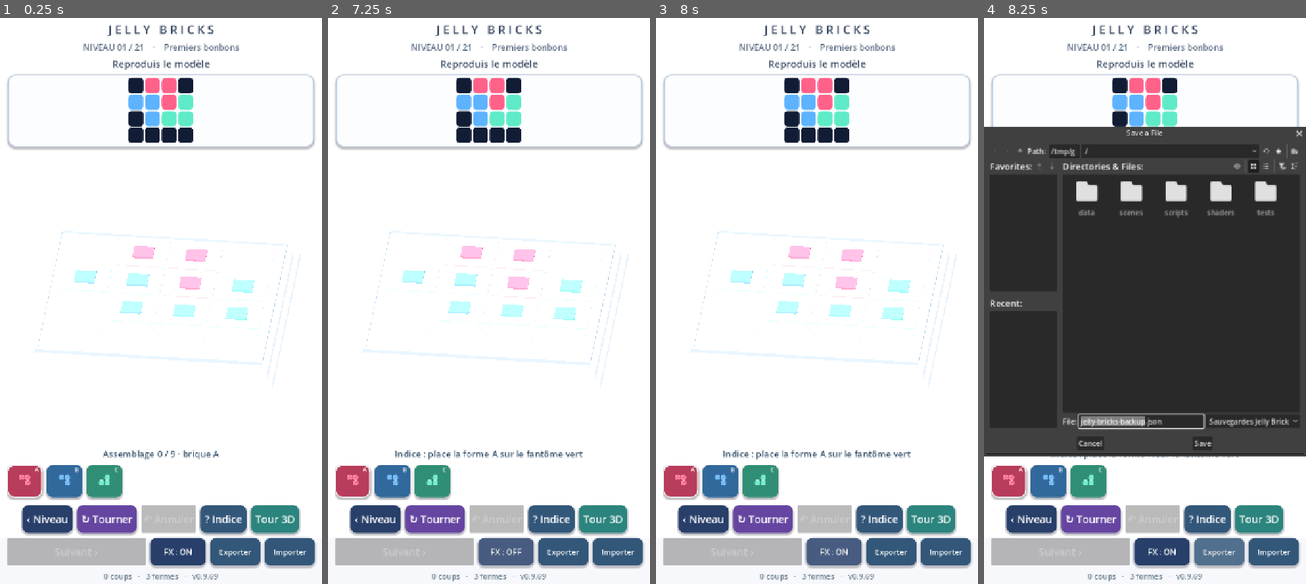
Above: before the commit, frames 1-4 (left to right).
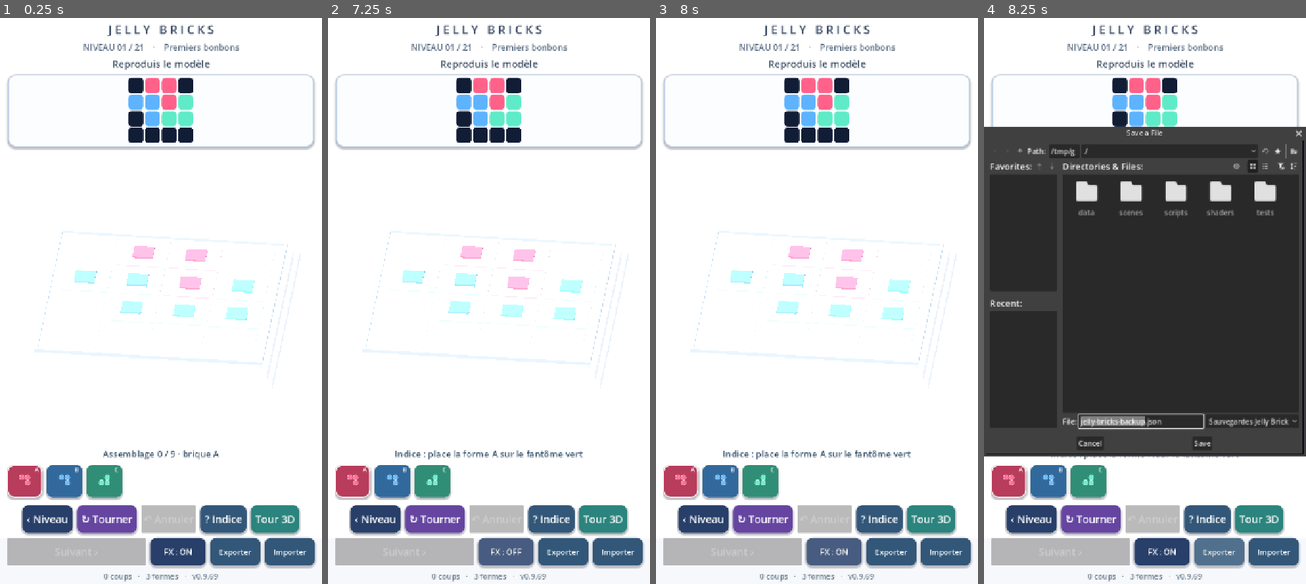
Above: after the commit, the same moments.

Repository: dbrckk/Jelly-bricks
Game: Godot game, scene res://scenes/main.tscn
Same seed, same stepped clock (60 frames per second), same inputs: the game is played once before the commit and once after it.
Inputs (mouse positions are in pixels of both pictures, inside the frame that each line leads up to):
- Up to frame 1 (0.25 s): no input
- Up to frame 2 (7.25 s): click (353, 482) at 0.52 s; click (392, 482) at 1.27 s; click (431, 482) at 2.02 s; click "‹ Niveau" at 2.75 s; click "↻ Tourner" at 3.5 s; click "? Indice" at 4.25 s; click "Tour 3D" at 5 s; click "‹ Puzzles" at 5.75 s; click "FX : ON" at 6.5 s
- Up to frame 3 (8 s): click "FX : OFF" at 7.25 s
- Up to frame 4 (8.25 s): click "Exporter" at 8 s

Frames 1-3 are identical in both runs. In frame 4, 0.6% of the frame differs, in the area x 24-100%, y 19-77%.

Commit message:
feat(godot): opt-in dyed optical depth and softer native gel reflections

Diff:
--- a/native-godot/shaders/jelly.gdshader
+++ b/native-godot/shaders/jelly.gdshader
@@ -29,6 +29,10 @@
 uniform vec2 studio_span = vec2(1.0, 1.0);
 uniform float studio_pigment : hint_range(0.0, 1.0) = 0.0;
 uniform float optical_depth : hint_range(0.0, 1.0) = 0.0;
+// Opt-in studio pigment absorption through the existing rounded walls.
+// The authored puzzles and translucent placement ghosts stay at zero.
+// A single-pass thickness approximation, NOT physical ray refraction.
+uniform float gel_depth_optics : hint_range(0.0, 1.0) = 0.0;
 uniform float studio_finish : hint_range(0.0, 1.0) = 0.0;
 // Independent, camera-reactive lacquer bead along molded bevels.
 // Defaults to zero for all 21 puzzle levels and legacy materials.
@@ -566,11 +570,36 @@
         jelly_color = mix(jelly_color, volume_pigment,
             studio_finish * .90 * (1.0 - fresnel * .60));
     }
+    // The previous .085 studio GGX roughness and .50 specular added a
+    // continuous WHITE plastic reflection on top of the hand-tinted light
+    // cards. Widen and lower that native lobe, leaving the small tinted
+    // shader reflections and the puzzle/ghost materials unchanged.
+    // Approximate dyed light attenuation across an upright gel wall.
+    // Uses existing object-local height and normals, no extra texture,
+    // draw pass, screen read, ray march or per-frame CPU uniform updates.
+    float depth_mix = gel_depth_optics * studio_glass;
+    if (depth_mix > .001) {
+        float wall = 1.0 - smoothstep(.22, .82, abs(surface_up));
+        float mid_body = smoothstep(.10, .23, jelly_local.y) *
+            (1.0 - smoothstep(.40, .54, jelly_local.y));
+        float path_length = wall * (.36 + .48 * (1.0 - facing)) *
+            (.54 + .46 * mid_body);
+        // Rational attenuation is bounded and inexpensive on GLES3.
+        // Each tint channel loses light in proportion to its dye
+        // absorption, so red/blue walls stay saturated, not milky gray.
+        vec3 extinction = (vec3(1.0) - candy_tint.rgb) *
+            (.44 + path_length * .58);
+        vec3 through_gel = candy_tint.rgb / (vec3(1.0) + extinction);
+        jelly_color = mix(jelly_color, through_gel,
+            clamp(depth_mix * wall * (.14 + path_length * .30),
+                0.0, .40));
+    }
     ALBEDO = jelly_color;
     METALLIC = .015;
-    ROUGHNESS = mix(mix(mix(.25, .115, detail), .085,
+    float base_roughness = mix(mix(mix(.25, .115, detail), .085,
         studio_glass * .56), .11, puzzle_lacquer);
-    SPECULAR = mix(.98, .50, studio_glass);
+    ROUGHNESS = mix(base_roughness, .215, depth_mix);
+    SPECULAR = mix(mix(.98, .50, studio_glass), .17, depth_mix);
     EMISSION = candy_tint.rgb * (.018 + inner_glow * .023) +
         vec3(.34, .42, .65) * fresnel * .19 +
         vec3(1.0, .95, 1.0) * softbox * detail * .12 +
